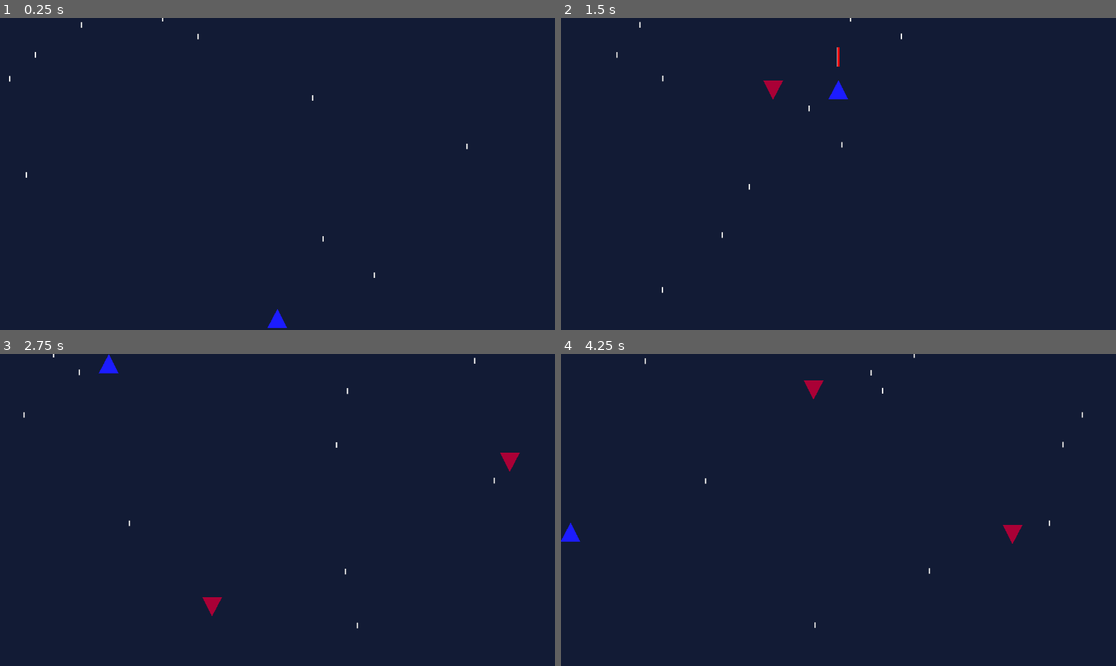
Above: before the commit, frames 1-4 (two rows, left to right).
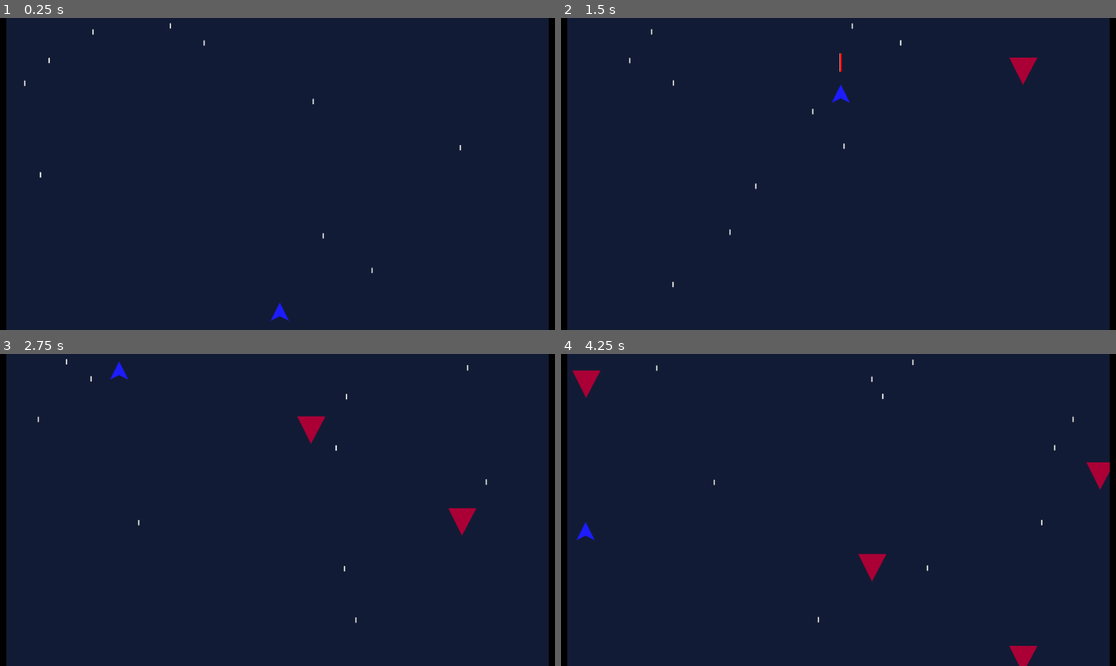
Above: after the commit, the same moments.

Repository: SirRight12/Side-Quest
Game: Godot game, scene res://main.tscn
Two runs of this game, one before a commit and one after it. Both use one fixed random seed, a clock stepped at 60 frames per second and the inputs below. Before the commit the project starts from res://level_1.tscn.
Inputs:
- Up to frame 1 (0.25 s): no input
- Up to frame 2 (1.5 s): hold W (up) from 0.53 s (still down); tap Space (shoot) at 0.6, 1.35 s
- Up to frame 3 (2.75 s): release W (up) at 2.03 s; hold A (left) from 2.03 s (still down); tap Space (shoot) at 2.1 s
- Up to frame 4 (4.25 s): tap Space (shoot) at 2.85, 3.6 s; release A (left) at 3.53 s; hold S (down) from 3.53 s (still down)

The runs differ from the first frame. In frame 1, 2.5% of the frame differs, in the area x 0-100%, y 0-100%; in frame 2, 2.9%; in frame 3, 3.3%; in frame 4, 3.7%.

Commit message:
Sidest of all quests

Diff:
--- a/Enemy.gd
+++ b/Enemy.gd
@@ -13,6 +13,7 @@
 func body_enter(body:CollisionObject2D):
 	if body.is_in_group("player"):
 		body.queue_free()
+		body.died.emit()
 		queue_free()
 func area_enter(area:Area2D):
 	if area.is_in_group("bullet"):
--- /dev/null
+++ b/Game.gd
@@ -0,0 +1,6 @@
+extends Node2D
+signal game_over()
+
+
+func _on_player_died():
+	game_over.emit()
--- /dev/null
+++ b/GameManager.gd
@@ -0,0 +1,22 @@
+extends Control
+@onready var view = $View
+@onready var game = $Game
+@export var starting_level = load("res://level_1.tscn")
+@onready var game_over_scene = load("res://game_over.tscn")
+func run_level(level_scene):
+	var level = level_scene.instantiate()
+	game.add_child(level)
+	await level.game_over
+	var g_o = game_over_scene.instantiate()
+	print(g_o)
+	view.add_child(g_o)
+	g_o.restart.connect(restart)
+	g_o.quit.connect(quit)
+func _ready():
+	run_level(starting_level)
+func restart():
+	game.remove_child($Game/Node2D)
+	view.remove_child($View/GameOver)
+	run_level(starting_level)
+func quit():
+	get_tree().quit()
--- /dev/null
+++ b/GameOver.gd
@@ -0,0 +1,22 @@
+extends Control
+signal restart()
+signal quit()
+@onready var anim = $AnimationPlayer
+@onready var replay = $Replay
+@onready var replay_button = $"Replay/Replay Button"
+@onready var quit_button = $"Replay/Quit"
+func _ready():
+	anim.play("Game Over")
+	await anim.animation_finished
+	replay.visible = true
+	replay_button.connect("pressed",restart_press)
+	quit_button.connect("pressed",quit_press)
+func restart_press():
+	print('res')
+	replay_button.disconnect("pressed",restart_press)
+	quit_button.disconnect("pressed",quit_press)
+	restart.emit()
+func quit_press():
+	replay_button.disconnect("pressed",restart_press)
+	quit_button.disconnect("pressed",quit_press)
+	quit.emit()
--- a/PlayerController.gd
+++ b/PlayerController.gd
@@ -1,5 +1,5 @@
 extends CharacterBody2D
-
+signal died()
 
 const SPEED = 500.0
 @onready var cannon:Marker2D = $Cannon
--- a/enemy.tscn
+++ b/enemy.tscn
@@ -7,8 +7,9 @@
 
 [node name="Enemy" type="Area2D"]
 rotation = 3.14159
+scale = Vector2(1.5, 1.5)
 script = ExtResource("1_rxynk")
-speed = 300
+speed = 200
 
 [node name="CollisionShape2D" type="CollisionShape2D" parent="."]
 position = Vector2(-0.500001, 0.5)
--- /dev/null
+++ b/game_over.tscn
@@ -0,0 +1,267 @@
+[gd_scene load_steps=10 format=3 uid="uid://djs8ip4tw0sob"]
+
+[ext_resource type="Script" path="res://GameOver.gd" id="1_ewh33"]
+
+[sub_resource type="ViewportTexture" id="ViewportTexture_ufj10"]
+viewport_path = NodePath("Control/lose")
+
+[sub_resource type="LabelSettings" id="LabelSettings_10b33"]
+font_size = 5000
+font_color = Color(1, 0, 0, 1)
+shadow_size = 100
+shadow_color = Color(0, 0, 0, 1)
+shadow_offset = Vector2(250, 290)
+
+[sub_resource type="LabelSettings" id="LabelSettings_83fau"]
+font_size = 5000
+font_color = Color(1, 1, 0, 1)
+shadow_size = 100
+shadow_color = Color(0, 0, 0, 1)
+shadow_offset = Vector2(250, 290)
+
+[sub_resource type="ViewportTexture" id="ViewportTexture_cj2yy"]
+viewport_path = NodePath("Control/win")
+
+[sub_resource type="Animation" id="Animation_u3yif"]
+resource_name = "Game Over"
+length = 1.6
+tracks/0/type = "value"
+tracks/0/imported = false
+tracks/0/enabled = true
+tracks/0/path = NodePath("Control/Win:rotation")
+tracks/0/interp = 1
+tracks/0/loop_wrap = true
+tracks/0/keys = {
+"times": PackedFloat32Array(0.3, 0.4, 0.6, 0.9),
+"transitions": PackedFloat32Array(1, 1, 1, 1),
+"update": 0,
+"values": [0.0, 0.802851, 0.558505, 2.25147]
+}
+tracks/1/type = "value"
+tracks/1/imported = false
+tracks/1/enabled = true
+tracks/1/path = NodePath("Control/Win:anchor_top")
+tracks/1/interp = 1
+tracks/1/loop_wrap = true
+tracks/1/keys = {
+"times": PackedFloat32Array(0.7, 0.9),
+"transitions": PackedFloat32Array(1, 1),
+"update": 0,
+"values": [0.2, 1.2]
+}
+tracks/2/type = "value"
+tracks/2/imported = false
+tracks/2/enabled = true
+tracks/2/path = NodePath("Control/Win:anchor_bottom")
+tracks/2/interp = 1
+tracks/2/loop_wrap = true
+tracks/2/keys = {
+"times": PackedFloat32Array(0.7, 0.9),
+"transitions": PackedFloat32Array(1, 1),
+"update": 0,
+"values": [0.38, 1.38]
+}
+tracks/3/type = "value"
+tracks/3/imported = false
+tracks/3/enabled = true
+tracks/3/path = NodePath("Control/Win:visible")
+tracks/3/interp = 1
+tracks/3/loop_wrap = true
+tracks/3/keys = {
+"times": PackedFloat32Array(0, 0.9),
+"transitions": PackedFloat32Array(1, 1),
+"update": 1,
+"values": [true, false]
+}
+tracks/4/type = "value"
+tracks/4/imported = false
+tracks/4/enabled = true
+tracks/4/path = NodePath("Control/Lose:anchor_top")
+tracks/4/interp = 1
+tracks/4/loop_wrap = true
+tracks/4/keys = {
+"times": PackedFloat32Array(1.2, 1.5),
+"transitions": PackedFloat32Array(1, 1),
+"update": 0,
+"values": [-0.18, 0.2]
+}
+tracks/5/type = "value"
+tracks/5/imported = false
+tracks/5/enabled = true
+tracks/5/path = NodePath("Control/Lose:anchor_bottom")
+tracks/5/interp = 1
+tracks/5/loop_wrap = true
+tracks/5/keys = {
+"times": PackedFloat32Array(1.2, 1.5),
+"transitions": PackedFloat32Array(1, 1),
+"update": 0,
+"values": [0.0, 0.38]
+}
+
+[sub_resource type="AnimationLibrary" id="AnimationLibrary_cs5mw"]
+_data = {
+"Game Over": SubResource("Animation_u3yif")
+}
+
+[sub_resource type="ViewportTexture" id="ViewportTexture_uookv"]
+viewport_path = NodePath("Replay/Replay Button/SubViewport")
+
+[sub_resource type="ViewportTexture" id="ViewportTexture_0nkvn"]
+viewport_path = NodePath("Replay/Quit/SubViewport")
+
+[node name="GameOver" type="Control"]
+layout_mode = 3
+anchors_preset = 15
+anchor_right = 1.0
+anchor_bottom = 1.0
+grow_horizontal = 2
+grow_vertical = 2
+script = ExtResource("1_ewh33")
+
+[node name="Control" type="Control" parent="."]
+layout_mode = 1
+anchors_preset = 15
+anchor_right = 1.0
+anchor_bottom = 1.0
+grow_horizontal = 2
+grow_vertical = 2
+
+[node name="Lose" type="TextureRect" parent="Control"]
+layout_mode = 1
+anchors_preset = -1
+anchor_left = 0.35
+anchor_top = -0.18
+anchor_right = 0.65
+offset_left = -1.14441e-05
+offset_right = 1.52588e-05
+offset_bottom = 2.38419e-05
+texture = SubResource("ViewportTexture_ufj10")
+expand_mode = 1
+stretch_mode = 5
+
+[node name="lose" type="SubViewport" parent="Control"]
+transparent_bg = true
+size = Vector2i(1357, 341)
+
+[node name="Label" type="Label" parent="Control/lose"]
+offset_right = 40.0
+offset_bottom = 23.0
+scale = Vector2(0.05, 0.05)
+theme_override_font_sizes/font_size = 5000
+text = "Game Over"
+label_settings = SubResource("LabelSettings_10b33")
+
+[node name="win" type="SubViewport" parent="Control"]
+transparent_bg = true
+size = Vector2i(1109, 341)
+
+[node name="Label" type="Label" parent="Control/win"]
+offset_right = 40.0
+offset_bottom = 23.0
+scale = Vector2(0.05, 0.05)
+theme_override_font_sizes/font_size = 5000
+text = "You won!"
+label_settings = SubResource("LabelSettings_83fau")
+
+[node name="Win" type="TextureRect" parent="Control"]
+layout_mode = 1
+anchors_preset = -1
+anchor_left = 0.35
+anchor_top = 0.2
+anchor_right = 0.65
+anchor_bottom = 0.38
+rotation = 0.558505
+texture = SubResource("ViewportTexture_cj2yy")
+expand_mode = 1
+stretch_mode = 5
+
+[node name="AnimationPlayer" type="AnimationPlayer" parent="."]
+libraries = {
+"": SubResource("AnimationLibrary_cs5mw")
+}
+
+[node name="Replay" type="Control" parent="."]
+layout_mode = 1
+anchor_left = 0.35
+anchor_top = 0.38
+anchor_right = 0.65
+anchor_bottom = 0.95
+
+[node name="Replay Button" type="Button" parent="Replay"]
+layout_mode = 1
+anchors_preset = -1
+anchor_left = 0.34
+anchor_right = 0.66
+anchor_bottom = 0.11
+flat = true
+
+[node name="ColorRect" type="ColorRect" parent="Replay/Replay Button"]
+layout_mode = 1
+anchors_preset = 15
+anchor_right = 1.0
+anchor_bottom = 1.0
+grow_horizontal = 2
+grow_vertical = 2
+color = Color(0.427451, 0.427451, 0.427451, 1)
+
+[node name="TextureRect" type="TextureRect" parent="Replay/Replay Button"]
+layout_mode = 1
+anchors_preset = 15
+anchor_right = 1.0
+anchor_bottom = 1.0
+grow_horizontal = 2
+grow_vertical = 2
+texture = SubResource("ViewportTexture_uookv")
+expand_mode = 1
+stretch_mode = 5
+
+[node name="SubViewport" type="SubViewport" parent="Replay/Replay Button"]
+transparent_bg = true
+size = Vector2i(988, 341)
+
+[node name="Label" type="Label" parent="Replay/Replay Button/SubViewport"]
+offset_right = 40.0
+offset_bottom = 23.0
+scale = Vector2(0.05, 0.05)
+theme_override_font_sizes/font_size = 5000
+text = "Restart?"
+
+[node name="Quit" type="Button" parent="Replay"]
+layout_mode = 1
+anchors_preset = -1
+anchor_left = 0.34
+anchor_top = 0.15
+anchor_right = 0.66
+anchor_bottom = 0.26
+flat = true
+
+[node name="ColorRect" type="ColorRect" parent="Replay/Quit"]
+layout_mode = 1
+anchors_preset = 15
+anchor_right = 1.0
+anchor_bottom = 1.0
+grow_horizontal = 2
+grow_vertical = 2
+color = Color(0.427451, 0.427451, 0.427451, 1)
+
+[node name="TextureRect" type="TextureRect" parent="Replay/Quit"]
+layout_mode = 1
+anchors_preset = 15
+anchor_right = 1.0
+anchor_bottom = 1.0
+grow_horizontal = 2
+grow_vertical = 2
+texture = SubResource("ViewportTexture_0nkvn")
+expand_mode = 1
+stretch_mode = 5
+
+[node name="SubViewport" type="SubViewport" parent="Replay/Quit"]
+transparent_bg = true
+size = Vector2i(596, 341)
+
+[node name="Label" type="Label" parent="Replay/Quit/SubViewport"]
+offset_right = 40.0
+offset_bottom = 23.0
+scale = Vector2(0.05, 0.05)
+theme_override_font_sizes/font_size = 5000
+text = "quit?"
--- a/level_1.tscn
+++ b/level_1.tscn
@@ -1,6 +1,7 @@
-[gd_scene load_steps=7 format=3 uid="uid://dwg3b6qlfajd5"]
+[gd_scene load_steps=8 format=3 uid="uid://dwg3b6qlfajd5"]
 
 [ext_resource type="PackedScene" uid="uid://71ruewjnctke" path="res://player.tscn" id="1_nf83d"]
+[ext_resource type="Script" path="res://Game.gd" id="1_s16qw"]
 [ext_resource type="PackedScene" uid="uid://bnuhuxmyt1ljr" path="res://space_particles.tscn" id="2_6o5oy"]
 [ext_resource type="Script" path="res://EnemySpawner.gd" id="3_yt8v5"]
 [ext_resource type="PackedScene" uid="uid://dbhf7cbk7q3wf" path="res://enemy.tscn" id="4_e28xg"]
@@ -12,10 +13,16 @@
 size = Vector2(1152, 20)
 
 [node name="Node2D" type="Node2D"]
+position = Vector2(2.08165e-12, 2.08165e-12)
+script = ExtResource("1_s16qw")
 
 [node name="Camera2D" type="Camera2D" parent="."]
+limit_left = -586
+limit_top = -340
+limit_right = 586
+limit_bottom = 340
 
-[node name="CharacterBody2D" parent="." instance=ExtResource("1_nf83d")]
+[node name="Player" parent="." instance=ExtResource("1_nf83d")]
 position = Vector2(0, 300)
 
 [node name="Walls" type="Node2D" parent="."]
@@ -62,3 +69,5 @@
 script = ExtResource("3_yt8v5")
 enemies = Array[PackedScene]([ExtResource("4_e28xg")])
 spawn_area_one = Vector2i(576, -324)
+
+[connection signal="died" from="Player" to="." method="_on_player_died"]
--- /dev/null
+++ b/main.tscn
@@ -0,0 +1,47 @@
+[gd_scene load_steps=3 format=3 uid="uid://8ybqyll5qplg"]
+
+[ext_resource type="Script" path="res://GameManager.gd" id="1_8nitj"]
+
+[sub_resource type="ViewportTexture" id="ViewportTexture_0u87r"]
+viewport_path = NodePath("Game")
+
+[node name="Control" type="Control"]
+layout_mode = 3
+anchors_preset = 15
+anchor_right = 1.0
+anchor_bottom = 1.0
+grow_horizontal = 2
+grow_vertical = 2
+script = ExtResource("1_8nitj")
+
+[node name="View" type="Control" parent="."]
+layout_mode = 1
+anchors_preset = 15
+anchor_right = 1.0
+anchor_bottom = 1.0
+grow_horizontal = 2
+grow_vertical = 2
+
+[node name="ColorRect" type="ColorRect" parent="View"]
+layout_mode = 1
+anchors_preset = 15
+anchor_right = 1.0
+anchor_bottom = 1.0
+grow_horizontal = 2
+grow_vertical = 2
+color = Color(0, 0, 0, 1)
+
+[node name="TextureRect" type="TextureRect" parent="View"]
+layout_mode = 1
+anchors_preset = 15
+anchor_right = 1.0
+anchor_bottom = 1.0
+grow_horizontal = 2
+grow_vertical = 2
+texture = SubResource("ViewportTexture_0u87r")
+expand_mode = 1
+stretch_mode = 5
+
+[node name="Game" type="SubViewport" parent="."]
+transparent_bg = true
+size = Vector2i(1182, 680)
--- a/player.tscn
+++ b/player.tscn
@@ -13,7 +13,7 @@
 
 [node name="Polygon2D" type="Polygon2D" parent="."]
 color = Color(0.113725, 0.113725, 1, 1)
-polygon = PackedVector2Array(0, -20, -21, 20, 20, 20)
+polygon = PackedVector2Array(0, -20, -20, 20, 2.08165e-12, 10, 20, 20)
 uv = PackedVector2Array(0, -20, -21, 20, 20, 20)
 
 [node name="Cannon" type="Marker2D" parent="."]
--- a/project.godot
+++ b/project.godot
@@ -12,9 +12,13 @@
 
 config/name="2d Arcade"
 config/description="Project of all time"
-run/main_scene="res://level_1.tscn"
+run/main_scene="res://main.tscn"
 config/features=PackedStringArray("4.2", "GL Compatibility")
 config/icon="res://icon.svg"
+
+[dotnet]
+
+project/assembly_name="2d Arcade"
 
 [input]
 
